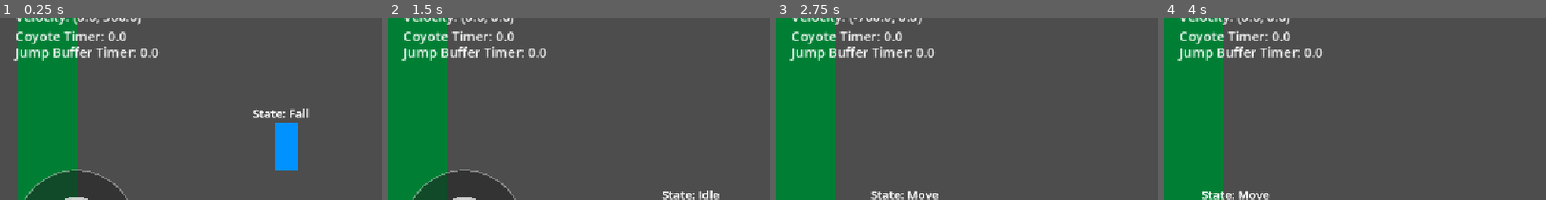
Above: before the commit, frames 1-4 (left to right).
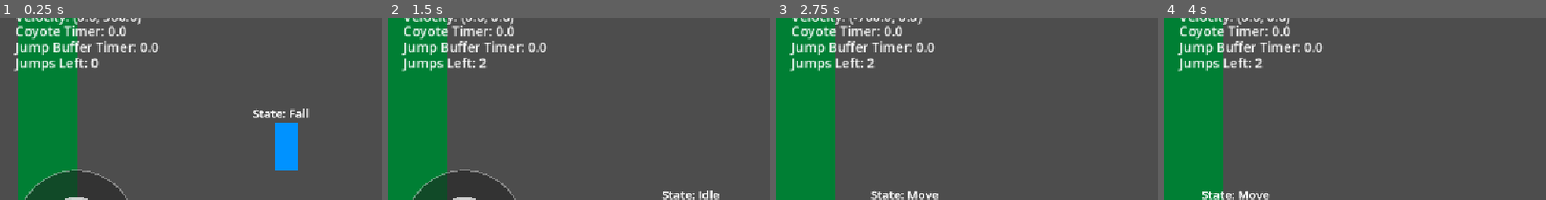
Above: after the commit, the same moments.

Repository: Mrdarx444/Veinbreaker
Game: Godot game, scene res://source/test/world.tscn
Two runs of this game, one before a commit and one after it. Both use one fixed random seed, a clock stepped at 60 frames per second and the inputs below.
Inputs (mouse positions are % of the whole screen's width and height, from its top left):
- Up to frame 1 (0.25 s): no input
- Up to frame 2 (1.5 s): tap Enter at 0.5 s; move the mouse to (45, 70) at 0.52 s; hold D (Right) 0.53-1.25 s; hold Space (Jump) 0.53-1.25 s; click (45, 70) at 0.67 s; drag from (80, 65) to (45, 70) at 1.27 s
- Up to frame 3 (2.75 s): tap Enter at 2 s; move the mouse to (20, 35) at 2.02 s; hold A (Left) from 2.03 s (still down); hold Space (Jump) from 2.03 s (still down)
- Up to frame 4 (4 s): release A (Left) at 2.75 s; release Space (Jump) at 2.75 s; drag from (55, 50) to (20, 35) at 2.77 s; tap Space (Jump) at 3.5 s; move the mouse to (35, 25) at 3.52 s; hold A (Left) from 3.53 s (still down); hold Space (Jump) from 3.53 s (still down)
The pictures show only the part of the screen within x 0-50%, y 19-69%; the shares and areas given below are measured in that part.

The runs differ from the first frame. In frame 1, 3.7% of the frame differs, in the area x 3-42%, y 4-30%; in frame 2, 3.7%; in frame 3, 3.7%; in frame 4, 3.7%.

Commit message:
Double jump velocity / Forced Fall Aim Zone Modifications

Diff:
--- a/source/scenes/Player/player.tscn
+++ b/source/scenes/Player/player.tscn
@@ -244,9 +244,9 @@
 layout_direction = 2
 layout_mode = 0
 offset_left = 23.0
-offset_top = 120.0
+offset_top = 112.0
 offset_right = 222.0
-offset_bottom = 175.0
+offset_bottom = 167.0
 text = "Coyote Timer: 0.0"
 label_settings = SubResource("LabelSettings_ck846")
 
@@ -254,10 +254,20 @@
 layout_direction = 2
 layout_mode = 0
 offset_left = 23.0
-offset_top = 144.0
+offset_top = 136.0
 offset_right = 347.0
-offset_bottom = 199.0
+offset_bottom = 191.0
 text = "Jump Buffer Timer: 0.0"
+label_settings = SubResource("LabelSettings_ck846")
+
+[node name="LeftJumps" type="Label" parent="HUD/Debug" unique_id=1256098361]
+layout_direction = 2
+layout_mode = 0
+offset_left = 23.0
+offset_top = 160.0
+offset_right = 347.0
+offset_bottom = 215.0
+text = "Jumps Left: 0"
 label_settings = SubResource("LabelSettings_ck846")
 
 [node name="StateLabel" type="Label" parent="." unique_id=1840347626]
--- a/source/scripts/Player/States/fall_state.gd
+++ b/source/scripts/Player/States/fall_state.gd
@@ -7,7 +7,7 @@
 	movement_handle(delta, player)
 	if Input.is_action_just_pressed("Jump"):
 		if (
-			player.joystick.aim_direction == player.joystick.AimDirection.DOWN and
+			player.joystick.current_zone == player.joystick.AimZone.AIM_DOWN_IDLE and
 			player.forced_fall_raycast.is_colliding()
 		):
 			forced_fall = true
@@ -39,7 +39,7 @@
 	if Input.is_action_just_pressed("Jump") and player.can_jump and player.left_jumps > 0:
 		if !player.coyote_timer.is_stopped():
 			return &"Jump"
-		if player.can_double_jump and player.left_jumps > 0 and !(player.joystick.aim_direction == player.joystick.AimDirection.DOWN):
+		if player.can_double_jump and player.left_jumps > 0 and !(player.joystick.current_zone == player.joystick.AimZone.AIM_DOWN_IDLE):
 			return &"Jump"
 	if can_wall_slide(player):
 		return &"WallSlide"
--- a/source/scripts/Player/States/idle_state.gd
+++ b/source/scripts/Player/States/idle_state.gd
@@ -23,7 +23,7 @@
 			return &"Fall"
 	if Input.is_action_just_pressed("Jump") and player.can_jump:
 		return &"Jump"
-	if !player.jump_buffer_timer.is_stopped() and player.can_jump:
+	if !player.jump_buffer_timer.is_stopped() and player.can_jump and player.left_jumps > 0:
 		player.jump_buffer_timer.stop()
 		return &"Jump"
 	if (
--- a/source/scripts/Player/States/jump_state.gd
+++ b/source/scripts/Player/States/jump_state.gd
@@ -2,10 +2,12 @@
 
 func enter(state_owner: Node2D, state_machine: StateMachine) -> void:
 	var player: Player = state_owner
-	player.velocity.y = player.jump_velocity
+	if state_machine.previus_state == state_machine.states[&"Fall"]:
+		player.velocity.y = player.double_jump_velocity
+	else :
+		player.velocity.y = player.jump_velocity
 	player.coyote_timer.stop()
 	player.left_jumps -= 1
-	print("Left Jumps: "+str(player.left_jumps))
 
 func physics_update(delta: float, state_owner: Node2D, state_machine: StateMachine) -> void:
 	movement_handle(delta, state_owner as Player)
--- a/source/scripts/Player/player.gd
+++ b/source/scripts/Player/player.gd
@@ -12,7 +12,7 @@
 @export var max_fall_speed: float = 2000.0
 @export var forced_fall_velocity: float = 2000.0
 @export var jump_velocity: float = -900.0
-@export var double_jump_velocity: float = -500
+@export var double_jump_velocity: float = -800
 @export var max_jumps: int = 2
 @export var left_jumps: int = 0
 @export_range(0, 1, .01) var jump_cut_mult: float = 0.35
@@ -57,6 +57,8 @@
 @onready var velocity_label: Label = $HUD/Debug/Velocity
 @onready var coyote_timer_label: Label = $HUD/Debug/CoyoteTimer
 @onready var buffer_timer_label: Label = $HUD/Debug/BufferTimer
+@onready var left_jumps_label: Label = $HUD/Debug/LeftJumps
+
 
 func _ready() -> void:
 	set_timers()
@@ -88,3 +90,4 @@
 
 	coyote_timer_label.text = "Coyote Timer: " + str(coyote_timer.time_left)
 	buffer_timer_label.text = "Jump Buffer Timer: " + str(jump_buffer_timer.time_left)
+	left_jumps_label.text = "Jumps Left: " + str(left_jumps)
